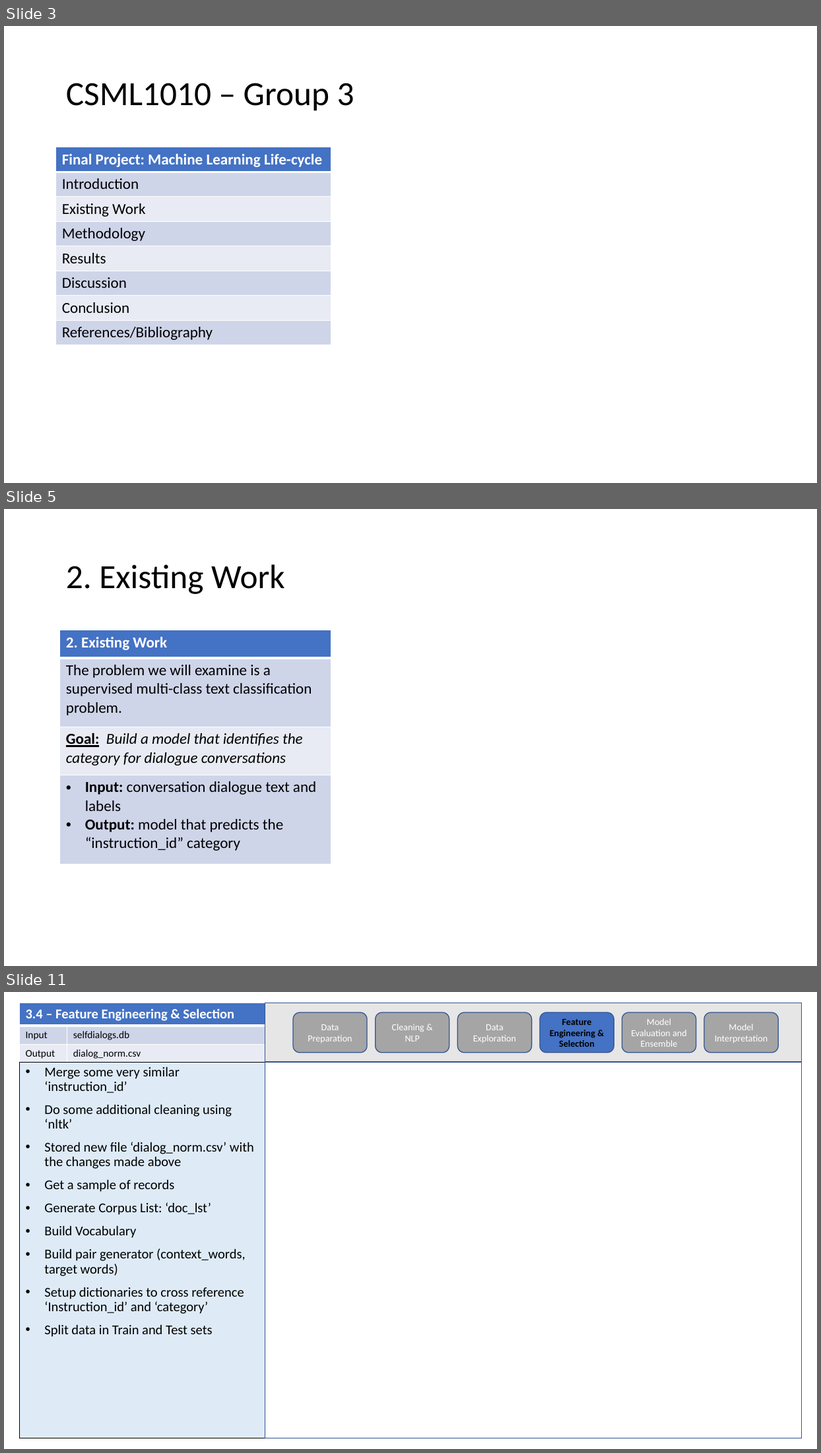
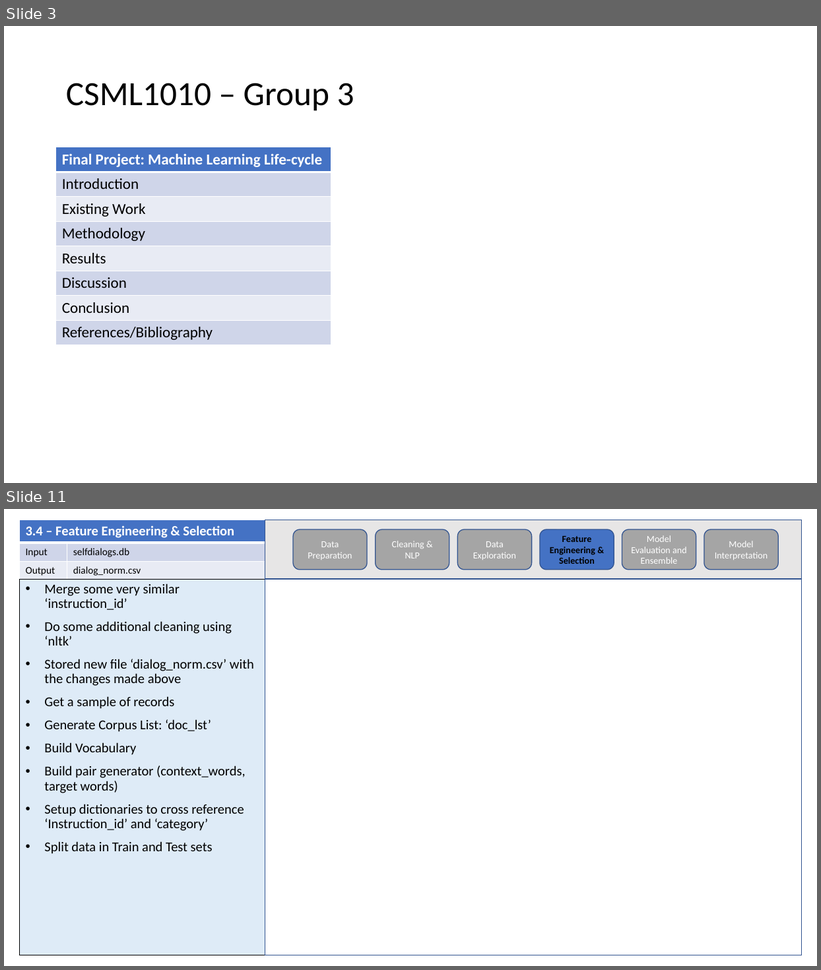
Before and after one commit to CSML1010-3-2020/NLPCourseProject, a slide deck: Final_Project.pptx. Shown one above the other, each under a label of ours: slides 3, 5 and 11 before the commit, slides 3 and 11 after it; the slides between them are not shown. The pictures are 821x1453 and 821x970 pixels, drawn with LibreOffice and Linux fonts; fonts in the diff are those of the drawing. Boxes give left, top, right and bottom in pixels: in the first picture for what was removed or moved away, otherwise in the second. Text is boxed around its words. In the diff, an @@ line names an element or a change of style, - is before the commit and + after.

```diff
--- a/Final_Project.pptx
+++ b/Final_Project.pptx
@@ slide 5 removed at bbox=[4, 509, 817, 966], background #FFFFFF @@
@@ title removed at bbox=[66, 564, 285, 594] @@
-2. Existing Work
@@ table removed at bbox=[60, 630, 331, 865], 4 rows, 1 columns @@
-2. Existing Work
-The problem we will examine is a supervised multi-class text classification problem.
-Goal: Build a model that identifies the category for dialogue conversations
-Input: conversation dialogue text and labels / Output: model that predicts the “instruction_id” category
```
Also in this commit, not shown: 9 slides changed, 7 slides added.
